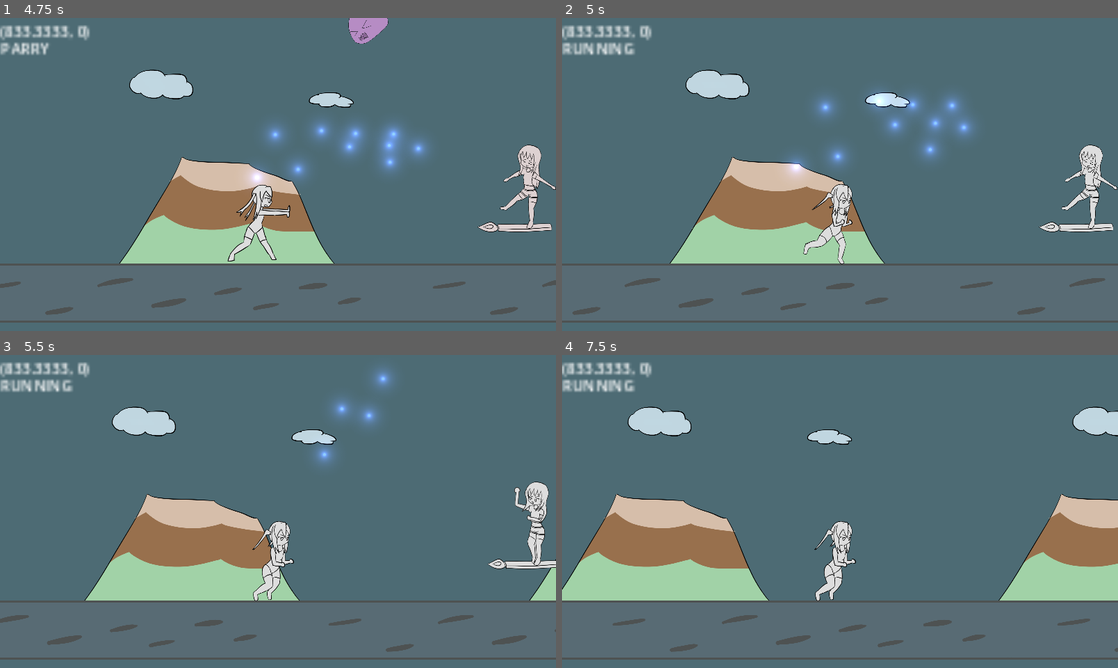
Above: before the commit, frames 1-4 (two rows, left to right).
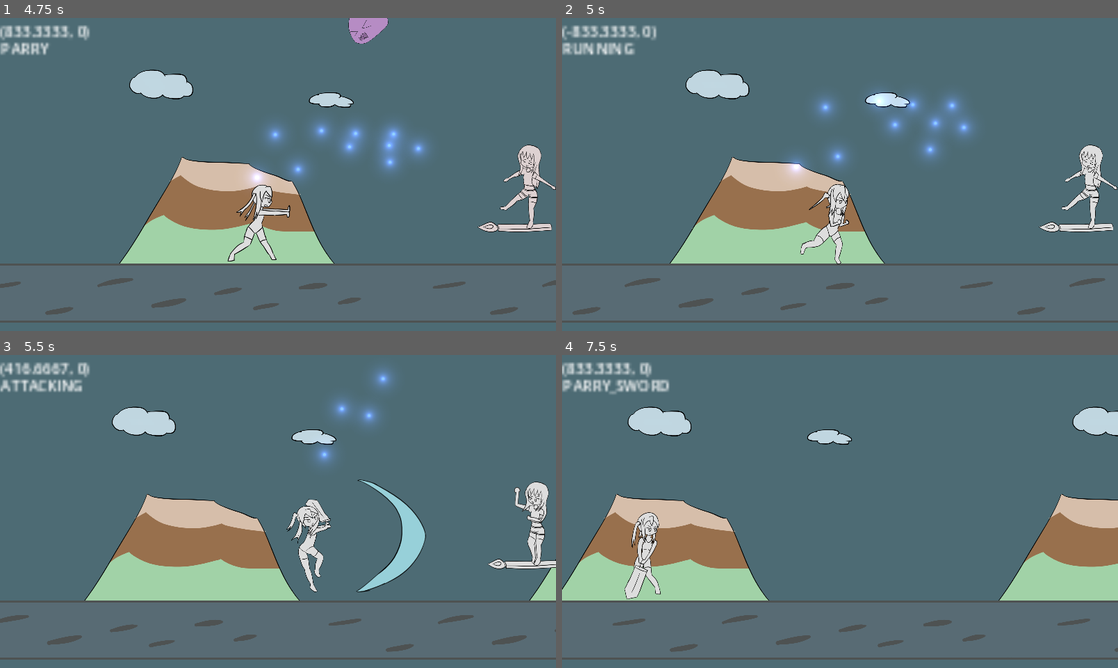
Above: after the commit, the same moments.

Repository: BeatMil/Animurun
Game: Godot game, scene res://scenes/forest.tscn
The game is run twice, just before and just after one commit, with the same random seed, the same clock (stepped at 60 frames per second) and the same inputs.
Inputs:
- Up to frame 1 (4.75 s): hold L (attack) 0.53-1.28 s; hold D (move_right) 0.53-2.03 s; tap Space (jump) at 0.77, 1.52, 3.02, 3.77, 4.52 s; tap J (block) at 1.35 s; hold A (move_left) 2.03-2.78 s; hold K (dodge) 2.03-2.78 s; hold D (move_right) 2.78-4.28 s; tap L (attack) at 2.85 s; hold J (block) 3.53-4.28 s; hold A (move_left) from 4.28 s (still down); tap K (dodge) at 4.35 s
- Up to frame 2 (5 s): keep holding A (move_left)
- Up to frame 3 (5.5 s): release A (move_left) at 5.03 s; hold D (move_right) from 5.03 s (still down); hold L (attack) from 5.03 s (still down)
- Up to frame 4 (7.5 s): release D (move_right) at 5.78 s; release L (attack) at 5.78 s; hold A (move_left) 5.78-7.28 s; tap J (block) at 5.85 s; tap Space (jump) at 6.02, 6.77 s; hold K (dodge) 6.53-7.28 s; hold D (move_right) from 7.28 s (still down); tap L (attack) at 7.35 s

Frame 1 is identical in both runs. In frame 2, 1.1% of the frame differs, in the area x 0-53%, y 2-79%; in frame 3, 3.5%, in the area x 0-77%, y 2-79%; in frame 4, 2.3%.

Commit message:
Fix chiichan still freezed after super_hit

Diff:
--- a/scripts/chiichan.gd
+++ b/scripts/chiichan.gd
@@ -251,8 +251,6 @@
 		"dodge",
 		"sword_deflect",
 		"parry_success",
-		"super_hit_hand",
-		"super_hit"
 		]:
 		state = States.RUNNING
 		anim_player.play("run")
@@ -263,6 +261,7 @@
 			$"ChiichanPos/sprite".self_modulate = Color(0.9, 0.9, 0.4)
 	elif anim_name in ["super_hit", "super_hit_hand"]:
 		self.unfreeze()
+		state = States.RUNNING
 
 
 func _on_animation_player_animation_started(anim_name):
